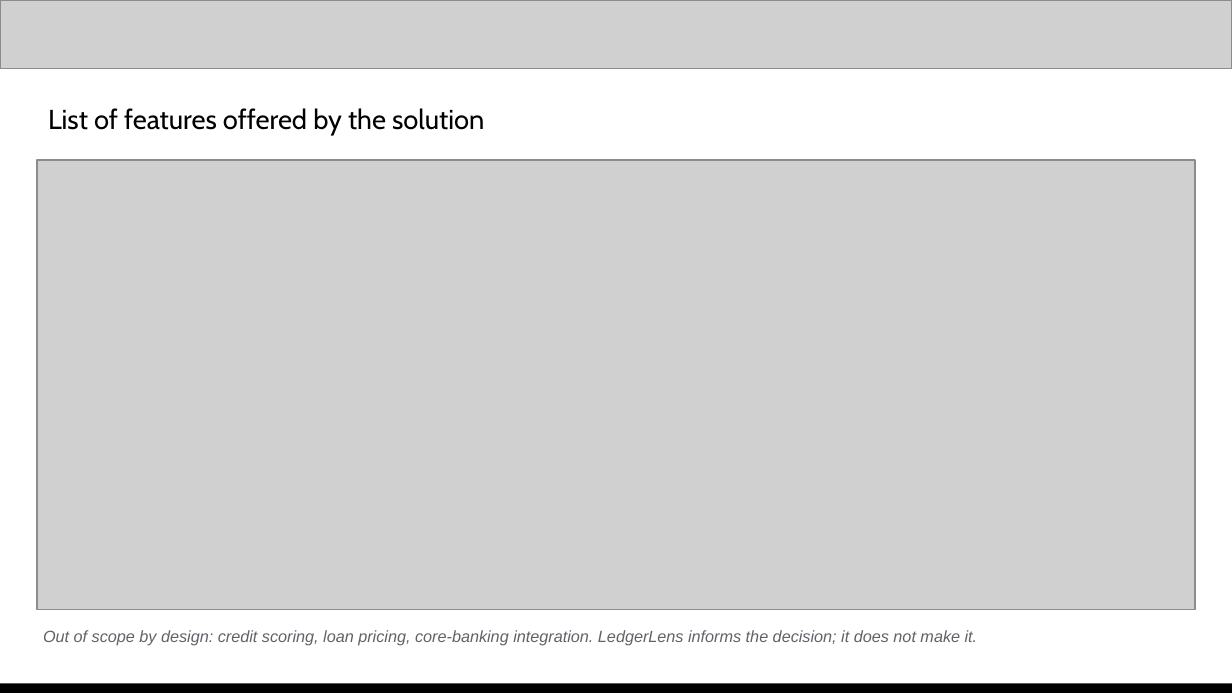
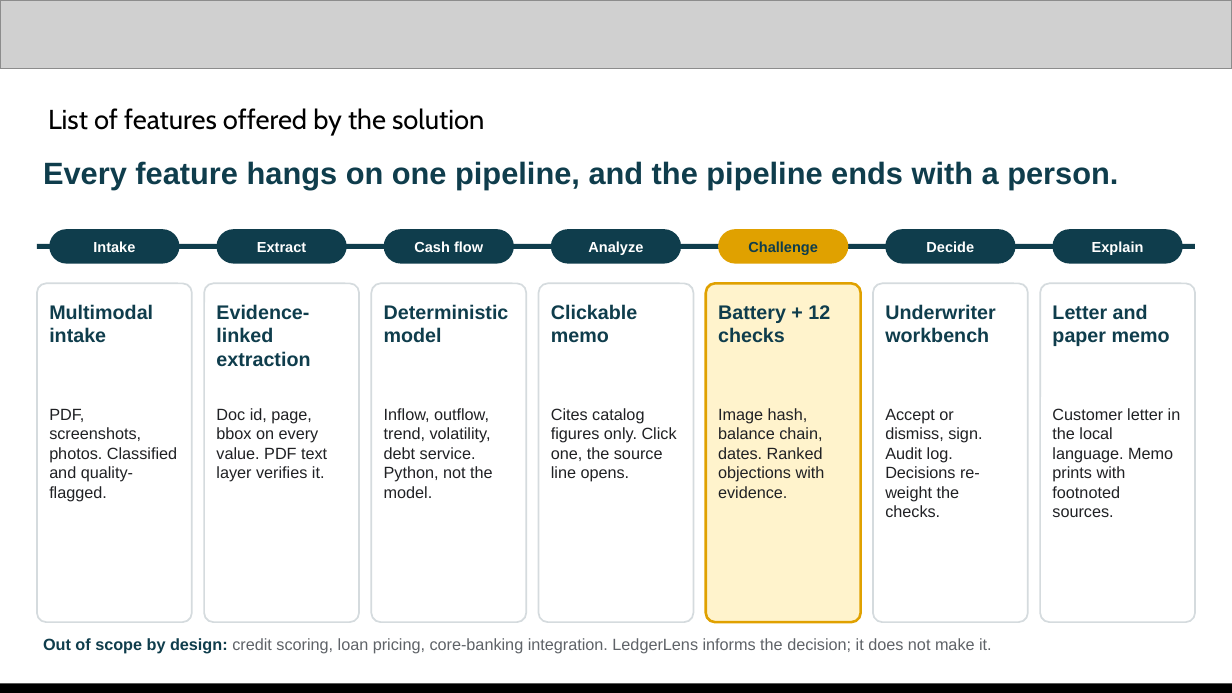
Before and after one commit to changhyeonnam/ghack, a slide deck: slide 5 of presentation/LedgerLens_AI_Builder_Cup_Submission.pptx. Drawn at 1232x693 pixels with LibreOffice and Linux fonts; fonts in the diff are those of the drawing; grey boxes stand for pictures. Boxes give left, top, right and bottom in pixels: in the first picture for what was removed or moved away, otherwise in the second. Text is boxed around its words. In the diff, an @@ line names an element or a change of style, - is before the commit and + after.

```diff
--- a/presentation/LedgerLens_AI_Builder_Cup_Submission.pptx
+++ b/presentation/LedgerLens_AI_Builder_Cup_Submission.pptx
@@ picture removed at bbox=[37, 160, 1195, 610] @@
@@ text added at bbox=[43, 161, 1118, 190], 18 pt, text #0F3D4C, bold @@
+Every feature hangs on one pipeline, and the pipeline ends with a person.
@@ rounded rectangle added at bbox=[49, 229, 180, 264], fill #0F3D4C, 8.5 pt, text #FFFFFF, bold @@
+Intake
@@ rounded rectangle added at bbox=[217, 229, 347, 264], fill #0F3D4C, 8.5 pt, text #FFFFFF, bold @@
+Extract
@@ rounded rectangle added at bbox=[383, 229, 514, 264], fill #0F3D4C, 8.5 pt, text #FFFFFF, bold @@
+Cash flow
@@ rounded rectangle added at bbox=[551, 229, 681, 264], fill #0F3D4C, 8.5 pt, text #FFFFFF, bold @@
+Analyze
@@ rounded rectangle added at bbox=[718, 229, 849, 264], fill #E0A100, 8.5 pt, text #0F3D4C, bold @@
+Challenge
@@ rounded rectangle added at bbox=[886, 229, 1016, 264], fill #0F3D4C, 8.5 pt, text #FFFFFF, bold @@
+Decide
@@ rounded rectangle added at bbox=[1052, 229, 1183, 264], fill #0F3D4C, 8.5 pt, text #FFFFFF, bold @@
+Explain
@@ rounded rectangle added at bbox=[37, 244, 1195, 249], fill #0F3D4C @@
@@ rounded rectangle added at bbox=[37, 283, 192, 622], fill #FFFFFF, outline #D5DBDE 1 pt @@
@@ rounded rectangle added at bbox=[205, 283, 360, 622], fill #FFFFFF, outline #D5DBDE 1 pt @@
@@ rounded rectangle added at bbox=[371, 283, 526, 622], fill #FFFFFF, outline #D5DBDE 1 pt @@
@@ rounded rectangle added at bbox=[538, 283, 694, 622], fill #FFFFFF, outline #D5DBDE 1 pt @@
@@ rounded rectangle added at bbox=[706, 283, 861, 622], fill #FFF3CC, outline #E0A100 1.5 pt @@
@@ rounded rectangle added at bbox=[873, 283, 1029, 622], fill #FFFFFF, outline #D5DBDE 1 pt @@
@@ rounded rectangle added at bbox=[1040, 283, 1195, 622], fill #FFFFFF, outline #D5DBDE 1 pt @@
@@ text added at bbox=[49, 304, 153, 343], 11.5 pt, text #0F3D4C, bold @@
+Multimodal intake
@@ text added at bbox=[216, 304, 310, 367], 11.5 pt, text #0F3D4C, bold @@
+Evidence-linked extraction
@@ text added at bbox=[384, 304, 509, 343], 11.5 pt, text #0F3D4C, bold @@
+Deterministic model
@@ text added at bbox=[551, 304, 637, 343], 11.5 pt, text #0F3D4C, bold @@
+Clickable memo
@@ text added at bbox=[718, 305, 830, 343], 11.5 pt, text #0F3D4C, bold @@
+Battery + 12 checks
@@ text added at bbox=[885, 304, 996, 343], 11.5 pt, text #0F3D4C, bold @@
+Underwriter workbench
@@ text added at bbox=[1052, 304, 1170, 346], 11.5 pt, text #0F3D4C, bold @@
+Letter and paper memo
@@ text added at bbox=[49, 408, 177, 502], 9.5 pt, text #202124 @@
+PDF, screenshots, photos. Classified and quality-flagged.
@@ text added at bbox=[216, 408, 327, 482], 9.5 pt, text #202124 @@
+Doc id, page, bbox on every value. PDF text layer verifies it.
@@ text added at bbox=[384, 408, 493, 498], 9.5 pt, text #202124 @@
+Inflow, outflow, trend, volatility, debt service. Python, not the model.
@@ text added at bbox=[551, 408, 677, 482], 9.5 pt, text #202124 @@
+Cites catalog figures only. Click one, the source line opens.
@@ text added at bbox=[718, 408, 825, 498], 9.5 pt, text #202124 @@
+Image hash, balance chain, dates. Ranked objections with evidence.
@@ text added at bbox=[885, 408, 982, 517], 9.5 pt, text #202124 @@
+Accept or dismiss, sign. Audit log. Decisions re-weight the checks.
@@ text added at bbox=[1052, 408, 1181, 517], 9.5 pt, text #202124 @@
+Customer letter in the local language. Memo prints with footnoted sources.
@@ text "Out of scope by design: ...": place and size @@
-text "Out of scope by design: ..." at bbox=[43, 630, 978, 645]
+text "Out of scope by design: ..." at bbox=[43, 638, 992, 654]
@@ text "Out of scope by design: ..." at bbox=[43, 638, 992, 654]: text colour #5F6368 to #0F3D4C, bold on in "Out of scope by design:"; italic off @@
```
Also in this commit, not shown: 7 other slides changed, 2 other files.
